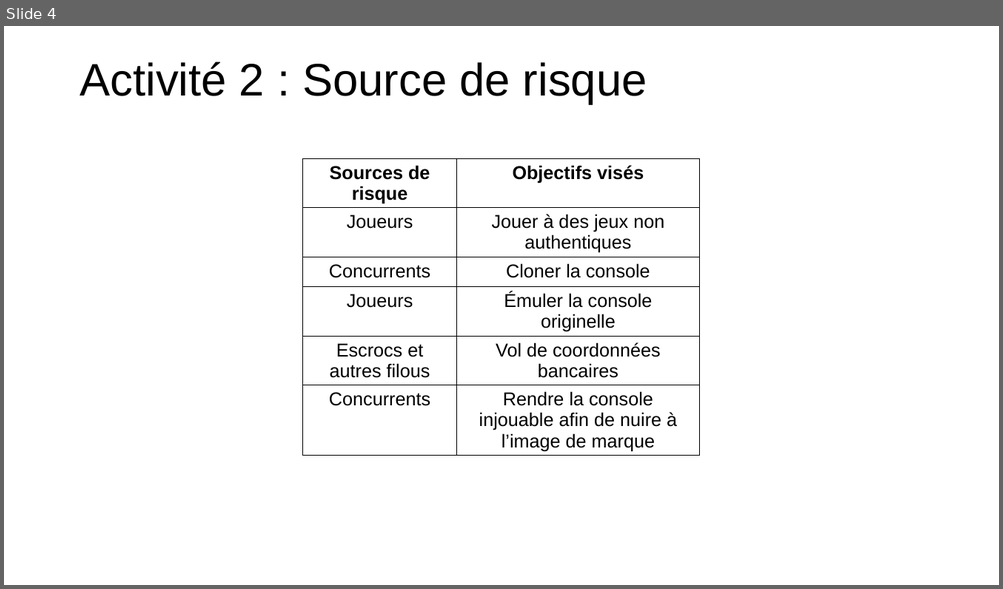
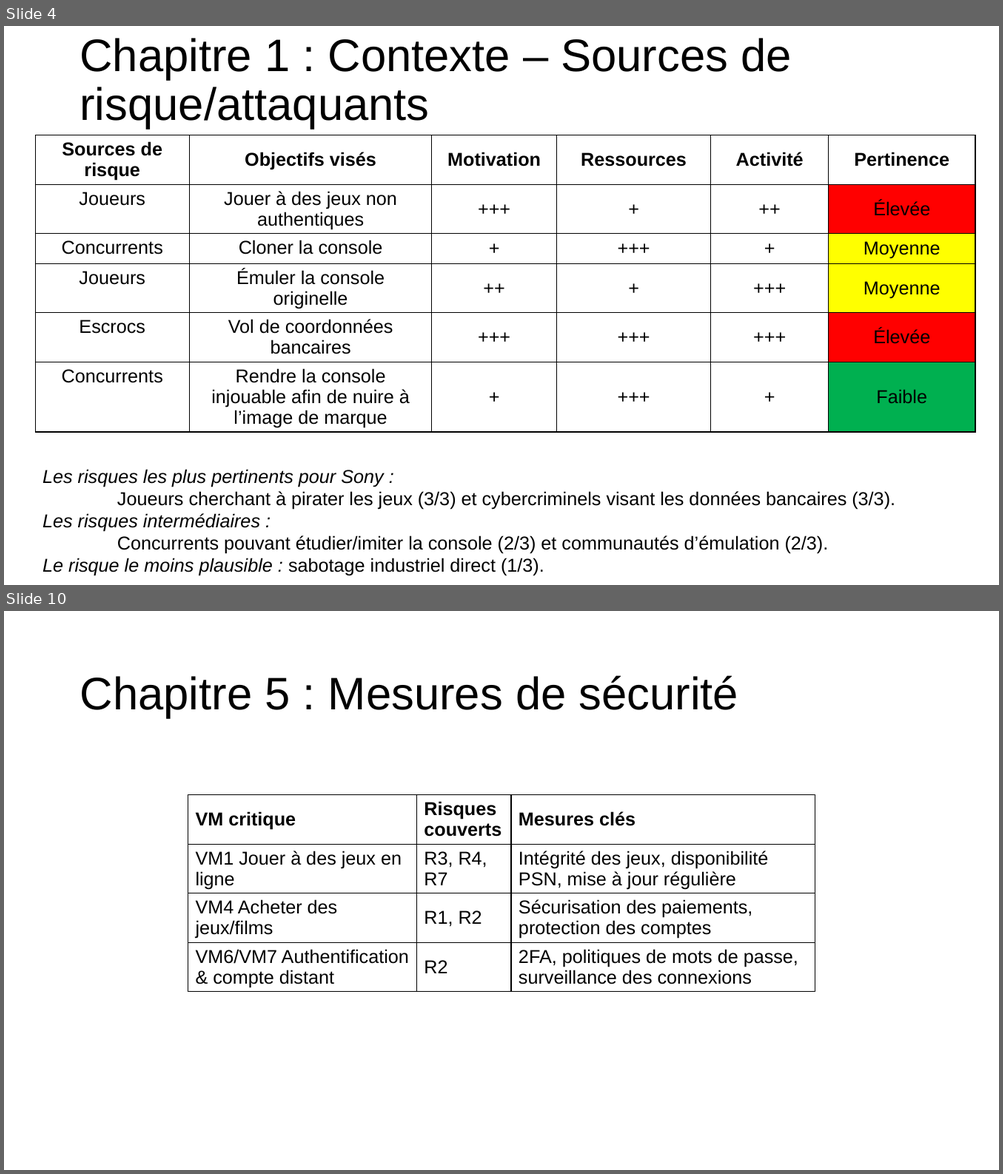
Before and after one commit to theox33/Securite_SE, a slide deck: Exercice PS4/Atelier 1/Diaporama.pptx. Shown one above the other, each under a label of ours: slide 4 before the commit, slides 4 and 10 after it; the slides between them are not shown. The pictures are 1003x589 and 1003x1174 pixels, drawn with LibreOffice and Linux fonts; fonts in the diff are those of the drawing. Boxes give left, top, right and bottom in pixels: in the first picture for what was removed or moved away, otherwise in the second. Text is boxed around its words. In the diff, an @@ line names an element or a change of style, - is before the commit and + after.

Commit message:
Mise à jour du fichier Diaporama.pptx

```diff
--- a/Exercice PS4/Atelier 1/Diaporama.pptx
+++ b/Exercice PS4/Atelier 1/Diaporama.pptx
@@ slide 10 added at (4, 611, 999, 1170), background #FFFFFF @@
@@ title added at (80, 675, 739, 718), 44 pt, text #000000 @@
+Chapitre 5 : Mesures de sécurité
@@ table added at (188, 795, 815, 1028), 4 rows, 3 columns @@
+VM critique | Risques couverts | Mesures clés
+VM1 Jouer à des jeux en ligne | R3, R4, R7 | Intégrité des jeux, disponibilité PSN, mise à jour régulière
+VM4 Acheter des jeux/films | R1, R2 | Sécurisation des paiements, protection des comptes
+VM6/VM7 Authentification & compte distant | R2 | 2FA, politiques de mots de passe, surveillance des connexions
@@ slide 4 changed as well @@
@@ title at (79, 38, 791, 129): text changed @@
-Activité 2 : Source de risque
+Chapitre 1 : Contexte – Sources de risque/attaquants
@@ table at (35, 136, 976, 450) @@
-column 1, row 5: Escrocs et autres filous
+column 1, row 5: Escrocs
+column 3: Motivation | +++ | + | ++ | +++ | +
+column 4: Ressources | + | +++ | + | +++ | +++
+column 5: Activité | ++ | + | +++ | +++ | +
+column 6: Pertinence | Élevée | Moyenne | Moyenne | Élevée | Faible
@@ table: place and size @@
-table at (302, 158, 700, 473)
+table at (35, 136, 976, 450)
@@ text added at (42, 469, 895, 577), 18 pt, text #000000 @@
+Les risques les plus pertinents pour Sony :
+Joueurs cherchant à pirater les jeux (3/3) et cybercriminels visant les données bancaires (3/3).
+Les risques intermédiaires :
+Concurrents pouvant étudier/imiter la console (2/3) et communautés d’émulation (2/3).
+Le risque le moins plausible : sabotage industriel direct (1/3).
```
Also in this commit, not shown: 2 other slides changed, 6 other slides added, 2 slides removed, 1 other file.
